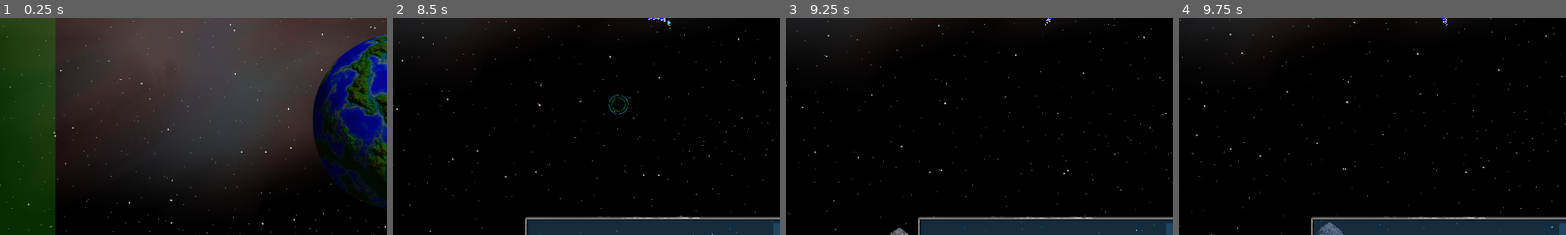
Above: before the commit, frames 1-4 (left to right).
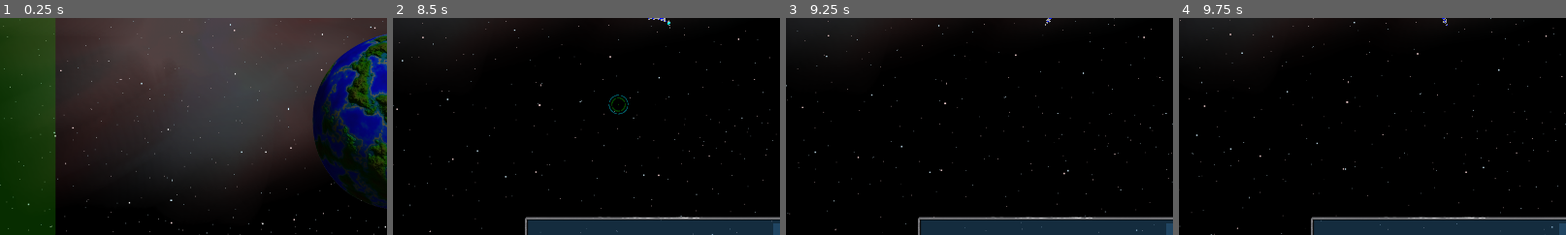
Above: after the commit, the same moments.

Repository: 029614/RedVoid
Game: Godot game, scene res://Start/StartScreen.tscn
Two runs of this game, one before a commit and one after it. Both use one fixed random seed, a clock stepped at 60 frames per second and the inputs below.
Inputs (mouse positions are % of the whole screen's width and height, from its top left):
- Up to frame 1 (0.25 s): no input
- Up to frame 2 (8.5 s): click "New Game" at 0.5 s; click (48, 45) at 1.27 s; type "12" at 1.35 s; click "New Game" at 2 s; click "Start" at 2.75 s; click (52, 98) at 3.52 s; type "12" at 3.6 s; click "Hide" at 4.25 s; click "Show" at 5 s; tap Enter at 5.75, 7.25 s; move the mouse to (72, 45) at 5.77 s; hold Right (ui_right) 5.78-6.53 s; hold X (AfterBurner) 5.78-6.53 s; tap Space (weapons) at 6.5 s; move the mouse to (30, 55) at 6.52 s; hold Down (ui_down) 6.53-7.28 s; tap 3 (bomb) at 6.6 s; move the mouse to (60, 28) at 7.27 s; hold Right (ui_right) 7.28-8.03 s; tap 1 (cannon) at 7.35 s; move the mouse to (45, 70) at 8.02 s; hold Up (ui_up) from 8.03 s (still down); tap T (compose_message) at 8.1 s
- Up to frame 3 (9.25 s): move the mouse to (80, 65) at 8.77 s; release Up (ui_up) at 8.78 s; hold Left (ui_left) from 8.78 s (still down); tap 2 (missile) at 8.85 s
- Up to frame 4 (9.75 s): keep holding Left (ui_left); move the mouse to (20, 35) at 9.52 s; tap O (orbit) at 9.6 s
The pictures show only the part of the screen within x 16-66%, y 50-100%; the shares and areas given below are measured in that part.

Frames 1-2 are identical in both runs. In frame 3, 0.1% of the frame differs, in the area x 26-32%, y 96-100%; in frame 4, 0.2%, in the area x 36-43%, y 94-100%.
Error in both runs: Invalid get index 'global_position' (on base: 'null instance'). (res://Assets/Ship/Weapons/Missile.gd:131)

Commit message:
more tweaks

Diff:
--- a/Assets/Planets/Asteroids/Asteroid1.tscn
+++ b/Assets/Planets/Asteroids/Asteroid1.tscn
@@ -10,3 +10,4 @@
 [node name="CollisionPolygon2D" type="CollisionPolygon2D" parent="."]
 position = Vector2( 25.1173, 17.2642 )
 polygon = PoolVector2Array( -192.812, -152.527, -145.709, -230.147, -80.0308, -265.972, -22.9768, -272.606, -4.40102, - …(404 unchanged characters)…
+disabled = true
--- a/Assets/Planets/Asteroids/Asteroid2.tscn
+++ b/Assets/Planets/Asteroids/Asteroid2.tscn
@@ -9,3 +9,4 @@
 
 [node name="CollisionPolygon2D" type="CollisionPolygon2D" parent="."]
 polygon = PoolVector2Array( -103.304, 266.381, -192.899, 228.099, -259.689, 95.3348, -246.568, -11.0282, -230.367, -74. …(451 unchanged characters)…
+disabled = true
--- a/Assets/Planets/Asteroids/Asteroid3.tscn
+++ b/Assets/Planets/Asteroids/Asteroid3.tscn
@@ -9,3 +9,4 @@
 
 [node name="CollisionPolygon2D" type="CollisionPolygon2D" parent="."]
 polygon = PoolVector2Array( -274.747, -8.95349, -190.77, -85.9326, -153.447, -145.416, -121.956, -147.749, -63.638, -24 …(352 unchanged characters)…
+disabled = true
--- a/Assets/Planets/Asteroids/Asteroid4.tscn
+++ b/Assets/Planets/Asteroids/Asteroid4.tscn
@@ -9,3 +9,4 @@
 
 [node name="CollisionPolygon2D" type="CollisionPolygon2D" parent="."]
 polygon = PoolVector2Array( 90.3201, 282.634, -79.9669, 174.163, -111.458, 172.997, -153.447, 89.0198, -182.606, 84.354 …(386 unchanged characters)…
+disabled = true
--- a/Assets/Planets/Asteroids/Asteroid5.tscn
+++ b/Assets/Planets/Asteroids/Asteroid5.tscn
@@ -9,3 +9,4 @@
 
 [node name="CollisionPolygon2D" type="CollisionPolygon2D" parent="."]
 polygon = PoolVector2Array( 77.4902, 342.118, -44.9764, 345.617, -130.12, 232.481, -208.265, 221.984, -249.088, 5.04269 …(304 unchanged characters)…
+disabled = true
--- a/Assets/Planets/Asteroids/AsteroidField.gd
+++ b/Assets/Planets/Asteroids/AsteroidField.gd
@@ -33,7 +33,7 @@
         #new_asteroid.sprite.set_flip_h(randBool())
         #new_asteroid.sprite.set_flip_v(randBool())
         add_child(new_asteroid)
-        new_asteroid.position = Vector2((new_asteroid.position.x - 30000) + randi()%60000,(new_asteroid.position.y - 30000) + randi()%60000)
+        new_asteroid.position = Vector2((new_asteroid.position.x - 4000) + randi()%8000,(new_asteroid.position.y - 4000) + randi()%8000)
         x += 1
 
 func randBool():
--- a/Wells/Sun.tscn
+++ b/Wells/Sun.tscn
@@ -15,7 +15,7 @@
 
 [node name="Sun" type="Node2D"]
 position = Vector2( 304, -712 )
-scale = Vector2( 5, 5 )
+scale = Vector2( 20, 20 )
 script = ExtResource( 2 )
 __meta__ = {
 "_edit_vertical_guides_": [ -100.148, 99.7619 ]
